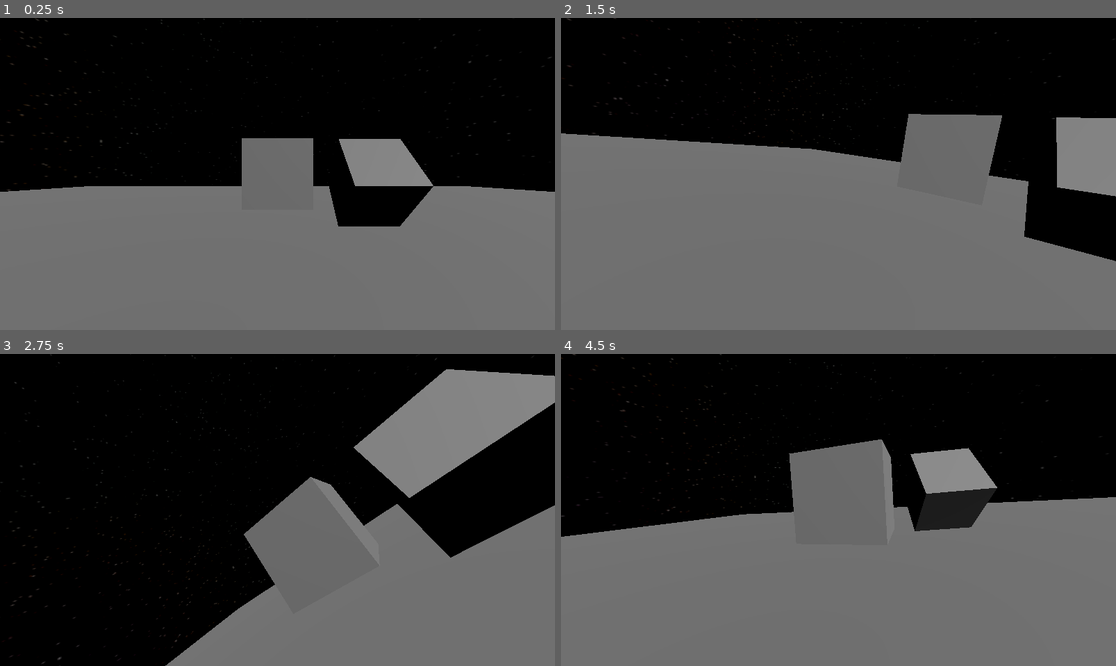
Above: before the commit, frames 1-4 (two rows, left to right).
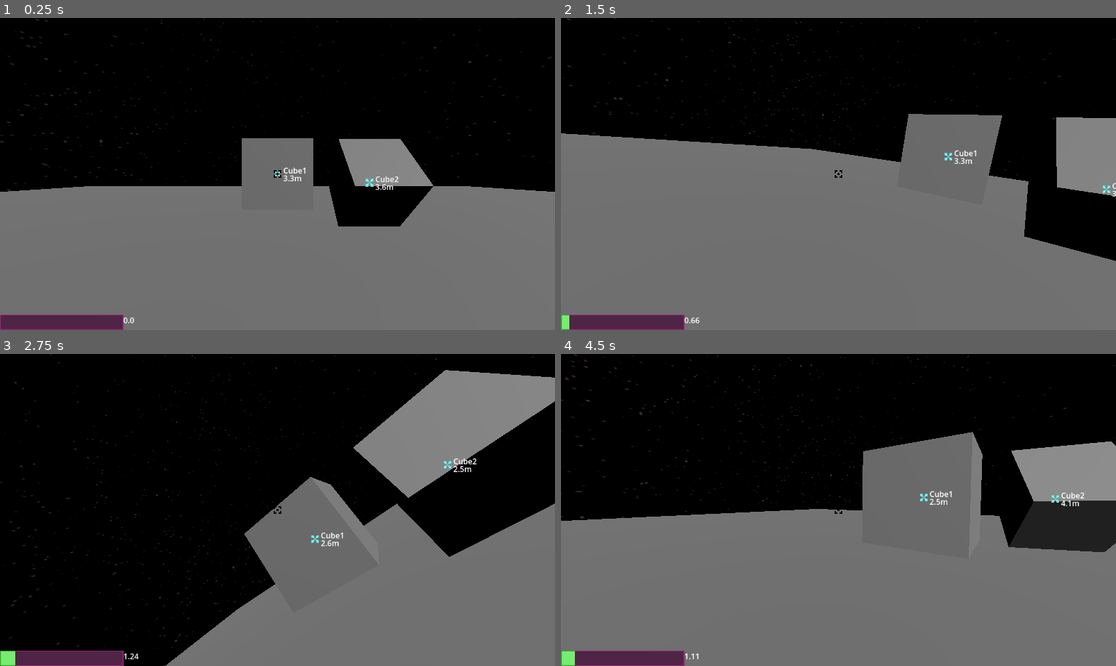
Above: after the commit, the same moments.

Repository: kineticneticat/spacethingie
Game: Godot game, scene res://world.tscn
Same seed, same stepped clock (60 frames per second), same inputs: the game is played once before the commit and once after it.
Inputs (mouse positions are in pixels of both pictures, inside the frame that each line leads up to):
- Up to frame 1 (0.25 s): no input
- Up to frame 2 (1.5 s): tap Enter at 0.5 s; move the mouse to (960, 158) at 0.52 s; press the mouse at (960, 158) at 0.53 s; hold D (strafe_right) 0.53-1.28 s; tap [ (roll_anticlockwise) at 0.8, 1.35 s; move the mouse to (810, 174) at 1.27 s; release the mouse at (810, 174) at 1.28 s; hold W (move_forwards) from 1.28 s (still down)
- Up to frame 3 (2.75 s): keep holding W (move_forwards); tap ] (roll_clockwise) at 1.55 s; move the mouse to (288, 503) at 2.02 s; hold ] (roll_clockwise) from 2.03 s (still down); click (288, 503) at 2.3 s
- Up to frame 4 (4.5 s): keep holding W (move_forwards); move the mouse to (832, 516) at 2.77 s; release ] (roll_clockwise) at 2.78 s; click (832, 516) at 2.85 s; tap [ (roll_anticlockwise) at 3.05 s; move the mouse to (877, 513) at 3.52 s; hold [ (roll_anticlockwise) 3.53-4.28 s; tap ] (roll_clockwise) at 3.8, 4.35 s; tap Tab (map, bound only before the commit) at 4.15 s; move the mouse to (794, 506) at 4.27 s

The runs differ from the first frame. In frame 1, 1.3% of the frame differs, in the area x 0-72%, y 47-100%; in frame 2, 1.3%; in frame 3, 1.6%; in frame 4, 16%, in the area x 0-100%, y 0-100%.
Error before the commit: Attempt to call function 'add_child' in base 'null instance' on a null instance. (res://marker.gd:17)

Commit message:
Revert "this is why we remember to push"
This reverts commit 2dfa295d51eecc72c742fba00be2a34311839da1, reversing
changes made to b0b0195ec69bcdd671952e67e66ce2d1574d4034.

Diff:
--- a/gui.tscn
+++ b/gui.tscn
@@ -1,24 +1,9 @@
-[gd_scene load_steps=11 format=3 uid="uid://bddyu6mg6jtnq"]
+[gd_scene load_steps=6 format=3 uid="uid://bddyu6mg6jtnq"]
 
 [ext_resource type="Texture2D" uid="uid://duwyolpxkatj1" path="res://bartest.png" id="1_6lon5"]
 [ext_resource type="Script" uid="uid://c0ypryumeec86" path="res://speedometer.gd" id="1_80edf"]
 [ext_resource type="Texture2D" uid="uid://0vaam81rk1nt" path="res://underbartest.png" id="1_q8o8l"]
 [ext_resource type="Texture2D" uid="uid://dsqp4i7cv35ci" path="res://crosshair.png" id="4_cor1f"]
-[ext_resource type="Texture2D" uid="uid://bgjbo0ltbn2d5" path="res://Sky_tex.png" id="5_jf511"]
-[ext_resource type="PackedScene" uid="uid://dmkfh1rc4me7f" path="res://system_map.tscn" id="5_u77ya"]
-
-[sub_resource type="PanoramaSkyMaterial" id="PanoramaSkyMaterial_0wv8u"]
-panorama = ExtResource("5_jf511")
-
-[sub_resource type="Sky" id="Sky_67jta"]
-sky_material = SubResource("PanoramaSkyMaterial_0wv8u")
-
-[sub_resource type="Environment" id="Environment_p8208"]
-background_mode = 2
-sky = SubResource("Sky_67jta")
-
-[sub_resource type="World3D" id="World3D_axmix"]
-environment = SubResource("Environment_p8208")
 [ext_resource type="PackedScene" uid="uid://bpn27h74nopul" path="res://nyph_lang_text.tscn" id="5_u77ya"]
 
 [node name="Control" type="Control"]
@@ -28,12 +13,6 @@
 anchor_bottom = 1.0
 grow_horizontal = 2
 grow_vertical = 2
-
-[node name="Markers" type="Control" parent="."]
-z_index = 1
-anchors_preset = 0
-offset_right = 40.0
-offset_bottom = 40.0
 
 [node name="Speedometer" type="TextureProgressBar" parent="."]
 layout_mode = 1
@@ -63,6 +42,11 @@
 offset_top = -32.0
 offset_right = 64.0
 
+[node name="Markers" type="Control" parent="."]
+anchors_preset = 0
+offset_right = 40.0
+offset_bottom = 40.0
+
 [node name="Crosshair" type="TextureRect" parent="."]
 texture_filter = 1
 layout_mode = 1
@@ -80,20 +64,6 @@
 texture = ExtResource("4_cor1f")
 stretch_mode = 4
 
-[node name="Map" type="SubViewportContainer" parent="."]
-layout_mode = 0
-offset_right = 1152.0
-offset_bottom = 648.0
-stretch = true
-
-[node name="MapViewport" type="SubViewport" parent="Map"]
-world_3d = SubResource("World3D_axmix")
-handle_input_locally = false
-size = Vector2i(1152, 648)
-render_target_update_mode = 4
-
-[node name="SystemMap" parent="Map/MapViewport" instance=ExtResource("5_u77ya")]
-
 [node name="NyphLangText" parent="." instance=ExtResource("5_u77ya")]
 layout_mode = 1
 key = "self/space receiver/sender are friend"
--- a/map_camera.gd
+++ /dev/null
@@ -1,33 +0,0 @@
-extends Camera3D
-
-var watch_pos = Vector3.ZERO
-var watch_angle = 0
-var watch_angle_vert = 60
-var watch_radius = 100
-
-@export var MOVE_SPEED = 100
-
-func _physics_process(delta: float) -> void:
-	var direction = Vector3.ZERO
-
-	if Input.is_action_pressed("strafe_right"):
-		direction.x -= 1
-	if Input.is_action_pressed("strafe_left"):
-		direction.x += 1
-	if Input.is_action_pressed("move_backwards"):
-		direction.z -= 1
-	if Input.is_action_pressed("move_forwards"):
-		direction.z += 1
-	if Input.is_action_pressed("move_up"):
-		direction.y += 1
-	if Input.is_action_pressed("move_down"):
-		direction.y -= 1
-
-	direction = direction.normalized()
-	watch_pos += direction * delta * MOVE_SPEED
-
-	position = watch_pos + Vector3(cos(watch_angle), sin(watch_angle_vert), sin(watch_angle))*watch_radius
-	$/root/World/UI/Map/MapViewport/SystemMap/CameraWatchPos.position = watch_pos
-	#basis = Basis.looking_at(watch_pos).inverse()
-
-	print(position)
--- a/marker.gd
+++ b/marker.gd
@@ -1,19 +1,16 @@
 extends Node3D
 
 @export var Name = "Blank"
-@export var Colour = Color(0.5,1,1,1)
-@export var Target: Node3D
-@export var z = 0
 
 const uipartnode = preload("res://ui_marker_part.tscn")
 @onready var MarkersNode = get_node("/root/World/UI/Markers")
+@onready var Player: CharacterBody3D = get_node("/root/World/Player")
 
 var UIPart: Control
 
 func _ready() -> void:
 	UIPart = uipartnode.instantiate()
-	(UIPart.get_node("Cross") as TextureRect).modulate = Colour
-	UIPart.z_index = z
+	(UIPart.get_node("Cross") as TextureRect).modulate = Color(0.5,1,1,1)
 	MarkersNode.add_child(UIPart)
 
 func _process(delta: float) -> void:
@@ -21,6 +18,6 @@
 		UIPart.visible = true
 		UIPart.position = get_viewport().get_camera_3d().unproject_position(global_position)
 		(UIPart.get_node("Name") as Label).text = Name
-		(UIPart.get_node("Distance") as Label).text = str(round(global_position.distance_to(Target.global_position)*10)/10) + "m"
+		(UIPart.get_node("Distance") as Label).text = str(round(global_position.distance_to(Player.global_position)*10)/10) + "m"
 	else:
 		UIPart.visible = false
--- a/player.gd
+++ b/player.gd
@@ -5,6 +5,9 @@
 @export var mass = 1
 @export var max_speed = 5
 @export var LOOKAROUND_SPEED = 0.002
+
+#func _ready() -> void:
+	#Input.mouse_mode = Input.MOUSE_MODE_CAPTURED
 
 var rot_x = 0
 var rot_y = 0
@@ -14,42 +17,40 @@
 func _physics_process(delta: float) -> void:
 	var direction = Vector3.ZERO
 
-	if not Rails.is_in_map:
-		if Input.is_action_pressed("strafe_right"):
-			direction.x += 1
-		if Input.is_action_pressed("strafe_left"):
-			direction.x -= 1
-		if Input.is_action_pressed("move_backwards"):
-			direction.z += 1
-		if Input.is_action_pressed("move_forwards"):
-			direction.z -= 1
-		if Input.is_action_pressed("move_up"):
-			direction.y += 1
-		if Input.is_action_pressed("move_down"):
-			direction.y -= 1
-		if Input.is_action_pressed("slow_down"):
-			if velocity.length_squared() > 0.01*0.01:
-				direction -= global_transform.basis.inverse() * velocity.limit_length(1)
+	if Input.is_action_pressed("strafe_right"):
+		direction.x += 1
+	if Input.is_action_pressed("strafe_left"):
+		direction.x -= 1
+	if Input.is_action_pressed("move_backwards"):
+		direction.z += 1
+	if Input.is_action_pressed("move_forwards"):
+		direction.z -= 1
+	if Input.is_action_pressed("move_up"):
+		direction.y += 1
+	if Input.is_action_pressed("move_down"):
+		direction.y -= 1
+	if Input.is_action_pressed("slow_down"):
+		if velocity.length_squared() > 0.01*0.01:
+			direction -= global_transform.basis.inverse() * velocity.limit_length(1)
 
-		if direction != Vector3.ZERO:
-			direction = direction.normalized()
 
-		if Input.is_action_pressed("roll_clockwise"):
-			roll -= roll_speed
-		if Input.is_action_pressed("roll_anticlockwise"):
-			roll += roll_speed
-		transform.basis = Basis()
-		var camera: Camera3D = get_node("Camera3D")
-		rotate_object_local(camera.transform.basis.z, roll)
-		rotate_object_local(Vector3.UP, rot_x)
-		rotate_object_local(Vector3.RIGHT, rot_y)
+	if direction != Vector3.ZERO:
+		direction = direction.normalized()
 
 
 	direction = global_transform.basis * direction
 	velocity = velocity + (direction * delta)
 	velocity = velocity.limit_length(max_speed)
 
-
+	if Input.is_action_pressed("roll_clockwise"):
+		roll -= roll_speed
+	if Input.is_action_pressed("roll_anticlockwise"):
+		roll += roll_speed
+	transform.basis = Basis()
+	var camera: Camera3D = get_node("Camera3D")
+	rotate_object_local(camera.transform.basis.z, roll)
+	rotate_object_local(Vector3.UP, rot_x)
+	rotate_object_local(Vector3.RIGHT, rot_y)
 
 
 	var collision = move_and_collide(velocity*delta)
@@ -77,8 +78,11 @@
 
 
 func _input(event):
-	if not Rails.is_in_map:
-		if event is InputEventMouseMotion and Input.mouse_mode == Input.MOUSE_MODE_CAPTURED: # and event.button_mask & 1:
-			rot_x -= event.relative.x * LOOKAROUND_SPEED
-			rot_y -= event.relative.y * LOOKAROUND_SPEED
-	#else:
+	if event is InputEventMouseMotion and Input.mouse_mode == Input.MOUSE_MODE_CAPTURED: # and event.button_mask & 1:
+		rot_x -= event.relative.x * LOOKAROUND_SPEED
+		rot_y -= event.relative.y * LOOKAROUND_SPEED
+	if event.is_action_pressed("ui_cancel"):
+		Input.mouse_mode = Input.MOUSE_MODE_VISIBLE
+	if event.is_action_pressed("click"):
+		if Input.mouse_mode == Input.MOUSE_MODE_VISIBLE:
+			Input.mouse_mode = Input.MOUSE_MODE_CAPTURED
--- a/project.godot
+++ b/project.godot
@@ -16,8 +16,6 @@
 config/icon="res://icon.svg"
 
 [autoload]
-
-Rails="*res://rails.gd"
 
 Text="*res://text.gd"
 
@@ -73,11 +71,6 @@
 "events": [Object(InputEventMouseButton,"resource_local_to_scene":false,"resource_name":"","device":-1,"window_id":0,"a …(258 unchanged characters)…
 ]
 }
-map={
-"deadzone": 0.2,
-"events": [Object(InputEventKey,"resource_local_to_scene":false,"resource_name":"","device":-1,"window_id":0,"alt_pressed":false,"shift_pressed":false,"ctrl_pressed":false,"meta_pressed":false,"pressed":false,"keycode":0,"physical_keycode":4194306,"key_label":0,"unicode":0,"location":0,"echo":false,"script":null)
-]
-}
 
 [rendering]
 
--- a/rails.gd
+++ /dev/null
@@ -1,16 +0,0 @@
-extends Node
-
-#func _physics_process(delta: float) -> void:
-	#print($/root)
-
-var is_in_map = false
-
-func _input(event: InputEvent) -> void:
-	if event.is_action_pressed("map"):
-		is_in_map = not is_in_map
-		$/root/World/UI/Map.visible = is_in_map
-	if event.is_action_pressed("ui_cancel"):
-		Input.mouse_mode = Input.MOUSE_MODE_VISIBLE
-	if event.is_action_pressed("click"):
-		if Input.mouse_mode == Input.MOUSE_MODE_VISIBLE:
-			Input.mouse_mode = Input.MOUSE_MODE_CAPTURED
--- a/system_map.tscn
+++ b/system_map.tscn
@@ -1,8 +1,21 @@
-[gd_scene load_steps=8 format=3 uid="uid://dmkfh1rc4me7f"]
+[gd_scene load_steps=12 format=3 uid="uid://dmkfh1rc4me7f"]
 
 [ext_resource type="PackedScene" uid="uid://cd3lv1brld6lc" path="res://moving_thing.tscn" id="1_vkxrh"]
-[ext_resource type="Script" uid="uid://dcvto5xj5wsrb" path="res://map_camera.gd" id="2_3rhl1"]
-[ext_resource type="PackedScene" uid="uid://bgn2tvrc3kp7v" path="res://marker.tscn" id="3_2khd6"]
+[ext_resource type="Texture2D" uid="uid://bgjbo0ltbn2d5" path="res://Sky_tex.png" id="2_mln7s"]
+
+[sub_resource type="PanoramaSkyMaterial" id="PanoramaSkyMaterial_3rhl1"]
+panorama = ExtResource("2_mln7s")
+
+[sub_resource type="Sky" id="Sky_2khd6"]
+sky_material = SubResource("PanoramaSkyMaterial_3rhl1")
+
+[sub_resource type="Environment" id="Environment_2khd6"]
+background_mode = 2
+sky = SubResource("Sky_2khd6")
+
+[sub_resource type="CameraAttributesPractical" id="CameraAttributesPractical_hf13w"]
+
+[sub_resource type="Compositor" id="Compositor_sst51"]
 
 [sub_resource type="StandardMaterial3D" id="StandardMaterial3D_3rhl1"]
 albedo_color = Color(0.415686, 0.392157, 0.376471, 1)
@@ -21,31 +34,21 @@
 
 [node name="SystemMap" type="Node3D"]
 
+[node name="WorldEnvironment" type="WorldEnvironment" parent="."]
+environment = SubResource("Environment_2khd6")
+camera_attributes = SubResource("CameraAttributesPractical_hf13w")
+compositor = SubResource("Compositor_sst51")
+
 [node name="Stella" parent="." instance=ExtResource("1_vkxrh")]
 
 [node name="Malort" parent="Stella" instance=ExtResource("1_vkxrh")]
 transform = Transform3D(1, 0, 0, 0, 1, 0, 0, 0, 1, 0, 0, -95)
-script = null
 
 [node name="Malort" type="MeshInstance3D" parent="Stella/Malort"]
 transform = Transform3D(1, 0, 0, 0, 1, 0, 0, 0, 1, 0, 0, 31)
 mesh = SubResource("SphereMesh_2khd6")
 
-[node name="MalortMarker" parent="Stella/Malort" node_paths=PackedStringArray("Target") instance=ExtResource("3_2khd6")]
-transform = Transform3D(1, 0, 0, 0, 1, 0, 0, 0, 1, 0, 0, 31)
-Name = "Malort"
-Colour = Color(0.533907, 0.397539, 0.260399, 1)
-Target = NodePath("../../../Camera3D")
-
 [node name="Stella" type="MeshInstance3D" parent="Stella"]
 layers = 9
 mesh = SubResource("SphereMesh_3rhl1")
 skeleton = NodePath("")
-
-[node name="Camera3D" type="Camera3D" parent="."]
-transform = Transform3D(-1, 0, 8.74228e-08, 0, 1, 0, -8.74228e-08, 0, -1, 0, 0, -42.4194)
-script = ExtResource("2_3rhl1")
-
-[node name="CameraWatchPos" parent="." instance=ExtResource("3_2khd6")]
-Name = "WatchPos"
-Colour = Color(0.827778, 0.298034, 0.657335, 1)
--- a/world.tscn
+++ b/world.tscn
@@ -42,10 +42,8 @@
 [node name="MeshInstance3D" type="MeshInstance3D" parent="RigidBody3D"]
 mesh = SubResource("BoxMesh_f3sb7")
 
-[node name="TestMarker" parent="RigidBody3D" node_paths=PackedStringArray("Target") instance=ExtResource("3_tlwt5")]
+[node name="TestMarker" parent="RigidBody3D" instance=ExtResource("3_tlwt5")]
 Name = "Cube1"
-Colour = Color(0.830679, 0.391174, 1.92523e-07, 1)
-Target = NodePath("../../Player")
 
 [node name="Player" parent="." instance=ExtResource("1_f3sb7")]
 transform = Transform3D(1, 0, 0, 0, 1, 0, 0, 0, 1, 0, 0, 1.7552)
@@ -79,26 +77,10 @@
 mesh = SubResource("BoxMesh_f3sb7")
 skeleton = NodePath("../../RigidBody3D2")
 
-[node name="TestMarker2" parent="RigidBody3D2" node_paths=PackedStringArray("Target") instance=ExtResource("3_tlwt5")]
+[node name="TestMarker2" parent="RigidBody3D2" instance=ExtResource("3_tlwt5")]
 Name = "Cube2"
-Target = NodePath("../../Player")
 
 [node name="UI" parent="." instance=ExtResource("2_fj7yv")]
-
-[node name="Markers" parent="UI" index="0"]
-z_index = 0
-
-[node name="Map" parent="UI" index="3"]
-visible = false
-
-[node name="MapViewport" parent="UI/Map" index="0"]
-render_target_update_mode = 0
-
-[node name="MalortMarker" parent="UI/Map/MapViewport/SystemMap/Stella/Malort" index="1"]
-z = 3
-
-[node name="CameraWatchPos" parent="UI/Map/MapViewport/SystemMap" index="2" node_paths=PackedStringArray("Target")]
-Target = NodePath("../Camera3D")
 
 [node name="WorldEnvironment" type="WorldEnvironment" parent="."]
 environment = SubResource("Environment_pkg7o")
@@ -106,4 +88,3 @@
 compositor = SubResource("Compositor_ioo17")
 
 [editable path="UI"]
-[editable path="UI/Map/MapViewport/SystemMap"]
Not shown, removed: map_camera.gd.uid
Binary file removed: nyphs lang.ase
Not shown, changed: plans.txt
Not shown, removed: rails.gd.uid
